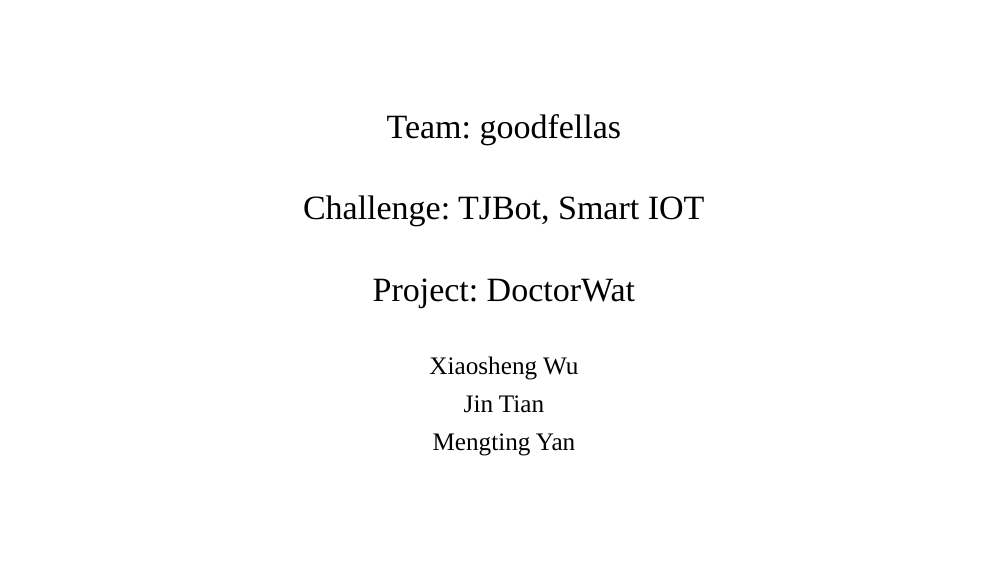
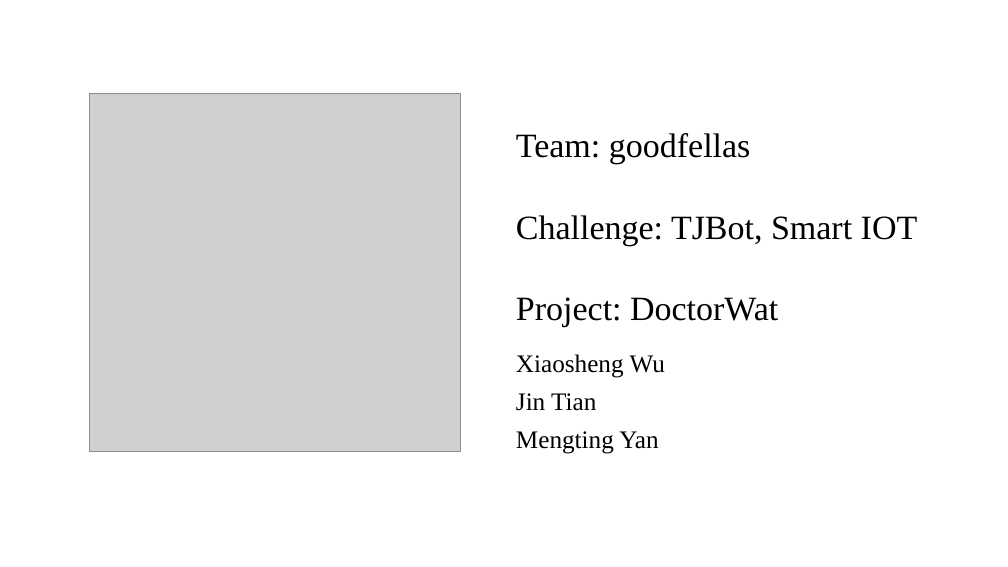
Before and after one commit to wilsonandusa/DoctorWat, a slide deck: slide 1 of Presentation.pptx. Drawn at 1008x567 pixels with LibreOffice and Linux fonts; fonts in the diff are those of the drawing; grey boxes stand for pictures. Boxes give left, top, right and bottom in pixels: in the first picture for what was removed or moved away, otherwise in the second. Text is boxed around its words. In the diff, an @@ line names an element or a change of style, - is before the commit and + after.

```diff
--- a/Presentation.pptx
+++ b/Presentation.pptx
@@ picture added at (x1=89, y1=93, x2=461, y2=451) @@
@@ title "Team: goodfellas Challenge: TJBot, Smart ..." at (x1=516, y1=133, x2=918, y2=327): alignment centre to left @@
@@ title "Team: goodfellas Challenge: TJBot, Smart ..." moved from (x1=303, y1=114, x2=705, y2=308) to (x1=516, y1=133, x2=918, y2=327) @@
@@ subtitle "Xiaosheng Wu" moved from (x1=429, y1=356, x2=578, y2=456) to (x1=516, y1=354, x2=665, y2=454) @@
@@ subtitle "Xiaosheng Wu" at (x1=516, y1=354, x2=665, y2=454): alignment centre to left @@
```
Also in this commit, not shown: 2 slides added, 1 slide removed, 1 other file.
